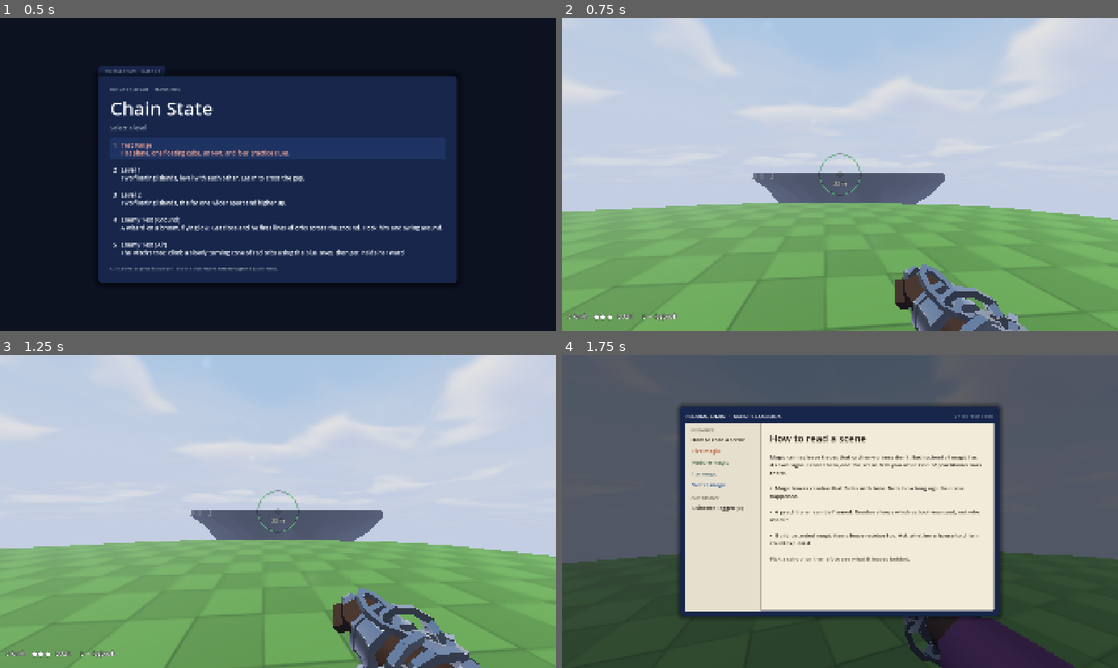
Above: before the commit, frames 1-4 (two rows, left to right).
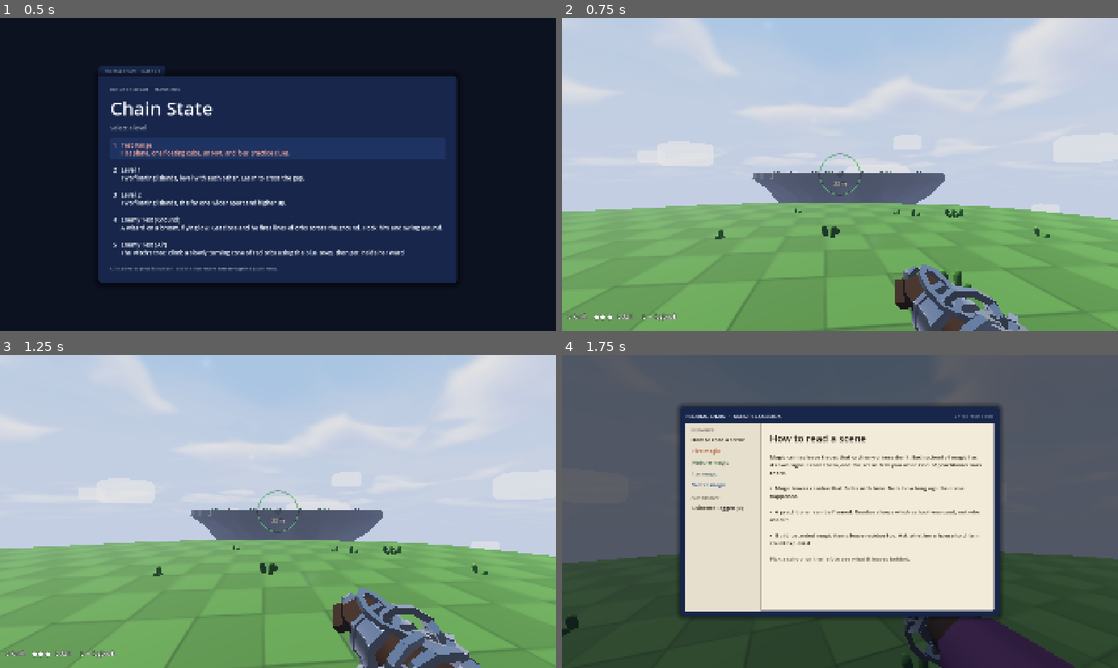
Above: after the commit, the same moments.

Repository: Kmad666/Chain-State
Game: Godot game, scene res://scenes/level_select.tscn
Two runs of this game, one before a commit and one after it. Both use one fixed random seed, a clock stepped at 60 frames per second and the inputs below.
Inputs (mouse positions are in pixels of both pictures, inside the frame that each line leads up to):
- Up to frame 1 (0.5 s): no input
- Up to frame 2 (0.75 s): click "2 Level 1 Two floating island…" at 0.5 s
- Up to frame 3 (1.25 s): no input
- Up to frame 4 (1.75 s): tap Enter at 1.25 s; move the mouse to (867, 511) at 1.27 s; press the mouse at (867, 511) at 1.28 s; hold W (move_forward) from 1.28 s (still down); tap Space (jump) at 1.52 s; tap L (logbook) at 1.55 s

Frame 1 is identical in both runs. In frame 2, 0.4% of the frame differs, in the area x 17-88%, y 42-87%; in frame 3, 0.3%; in frame 4, 0.2%.

Commit message:
First sound pass and island dressing from Kenney's 3D Platformer kit (CC0)
Co-Authored-By: Claude Opus 5.5 <noreply@anthropic.com>
Claude-Session: https://claude.ai/code/session_01FzyxQjpmWa5uhDiE9EGj9k

Diff:
--- a/project.godot
+++ b/project.godot
@@ -16,6 +16,7 @@
 Game="*res://scripts/autoload/game.gd"
 DialogueDB="*res://scripts/autoload/dialogue_db.gd"
 Logbook="*res://scripts/autoload/logbook.gd"
+Sfx="*res://scripts/autoload/sfx.gd"
 
 [display]
 
--- /dev/null
+++ b/scripts/autoload/sfx.gd
@@ -0,0 +1,73 @@
+extends Node
+## Sound effects. One-shots come from a small pool of players, with a little
+## random pitch so repeats don't sound mechanical; footsteps are one looping
+## player that speeds up with your walking pace.
+##
+##   Sfx.play("jump")                  Sfx.play("land", -6.0, 0.9)
+##   Sfx.set_walking(true, speed)      Sfx.set_walking(false)
+
+const SOUNDS := {
+	"jump": "res://assets/sounds/jump.ogg",
+	"land": "res://assets/sounds/land.ogg",
+	"walking": "res://assets/sounds/walking.ogg",
+	"fall": "res://assets/sounds/fall.ogg",
+	"break": "res://assets/sounds/break.ogg",
+	"coin": "res://assets/sounds/coin.ogg",
+}
+const POOL := 10
+
+var _streams := {}
+var _pool: Array[AudioStreamPlayer] = []
+var _next := 0
+var _steps: AudioStreamPlayer
+var played: Array[String] = []      # every name played, newest last (tests read it)
+
+
+func _ready() -> void:
+	process_mode = Node.PROCESS_MODE_ALWAYS
+	for k in SOUNDS:
+		var s = load(SOUNDS[k])
+		if s:
+			_streams[k] = s
+	for i in POOL:
+		var p := AudioStreamPlayer.new()
+		add_child(p)
+		_pool.append(p)
+	_steps = AudioStreamPlayer.new()
+	var w = _streams.get("walking")
+	if w is AudioStreamOggVorbis:
+		w = w.duplicate()
+		w.loop = true
+	_steps.stream = w
+	_steps.volume_db = -10.0
+	add_child(_steps)
+	Logbook.evidence_added.connect(func(_e): play("coin", -3.0, 0.9))
+
+
+func play(name: String, volume_db := 0.0, pitch := 1.0, wobble := 0.07) -> void:
+	played.append(name)
+	if played.size() > 64:
+		played.remove_at(0)
+	if not _streams.has(name):
+		return
+	var p := _pool[_next]
+	_next = (_next + 1) % POOL
+	p.stream = _streams[name]
+	p.volume_db = volume_db
+	p.pitch_scale = maxf(0.05, pitch * randf_range(1.0 - wobble, 1.0 + wobble))
+	p.play()
+
+
+func set_walking(on: bool, speed := 0.0) -> void:
+	if on:
+		_steps.pitch_scale = clampf(0.8 + speed * 0.06, 0.8, 1.5)
+		if not _steps.playing:
+			_steps.play()
+	elif _steps.playing:
+		_steps.stop()
+
+
+func stop_all() -> void:
+	_steps.stop()
+	for p in _pool:
+		p.stop()
--- /dev/null
+++ b/scripts/core/kenney_mesh.gd
@@ -0,0 +1,23 @@
+class_name KenneyMesh
+## Pulls the first Mesh out of a Kenney .glb, so it can be drawn many times
+## through a MultiMesh (one draw call) instead of as many scene instances.
+
+static var _cache := {}
+
+
+static func get_mesh(path: String) -> Mesh:
+	if _cache.has(path):
+		return _cache[path]
+	var mesh: Mesh = null
+	var scene = load(path)
+	if scene is PackedScene:
+		var root: Node = scene.instantiate()
+		var stack: Array[Node] = [root]
+		while not stack.is_empty() and mesh == null:
+			var n: Node = stack.pop_back()
+			if n is MeshInstance3D and n.mesh:
+				mesh = n.mesh
+			stack.append_array(n.get_children())
+		root.free()
+	_cache[path] = mesh
+	return mesh
--- a/scripts/player/player.gd
+++ b/scripts/player/player.gd
@@ -392,6 +392,7 @@
 			hook_state = Chain.RETURNING      # shaken off
 			return
 	attached = true
+	Sfx.play("land", -6.0, 1.7)          # the hook bites: a short, bright clack
 	hook_state = Chain.HOOKED
 	anchor = hook_goal
 	hook_tip = anchor
@@ -462,6 +463,7 @@
 	attached = false
 	hook_state = Chain.RETURNING
 	velocity = velocity.limit_length(max_speed)
+	Sfx.play("break", 0.0, 0.75)
 	snapped.emit()
 
 
@@ -479,6 +481,8 @@
 	stunned = STUN_TIME
 	invuln = STUN_TIME + 0.8
 	velocity = Vector3(velocity.x * 0.15, minf(velocity.y, 0.0), velocity.z * 0.15)
+	Sfx.play("fall", 0.0, 0.6)
+	Sfx.play("break", -8.0, 1.4)
 	stun_started.emit()
 
 
@@ -528,6 +532,7 @@
 		_walk(wish, dt)
 		if Game.playing() and stunned <= 0.0 and Input.is_action_just_pressed("jump"):
 			velocity.y = tune.jump
+			Sfx.play("jump", -4.0)
 	else:
 		# air strafe: steer, but can't accelerate past air_speed in the wish direction
 		var cur := Vector3(velocity.x, 0, velocity.z).dot(wish)
@@ -553,11 +558,16 @@
 		velocity = velocity / spd * maxf(cap, spd - cap * OVERSPEED_BLEED * dt)
 
 	floor_snap_length = 0.0 if attached else 0.3
+	var fall_speed := -velocity.y
 	move_and_slide()
 	if is_on_floor():
 		air_left = int(tune.air_grapples)
 		if not _was_on_floor:
 			_just_landed = true
+			if fall_speed > 2.0:
+				# harder landings are louder and a touch deeper
+				var k := clampf((fall_speed - 2.0) / 18.0, 0.0, 1.0)
+				Sfx.play("land", lerpf(-10.0, 0.0, k), lerpf(1.1, 0.8, k))
 	_was_on_floor = is_on_floor()
 	_update_hook(dt)
 	if global_position.y < -60.0:
@@ -643,6 +653,7 @@
 	# head bob on foot, and a lean into sideways swings
 	var hs := Vector2(velocity.x, velocity.z).length()
 	var walking := is_on_floor() and hs > 0.5
+	Sfx.set_walking(walking and Game.playing() and hs > 1.5, hs)
 	if walking:
 		_bob_t += dt * (6.0 + hs * 1.1)
 	var bob_amt := clampf(hs / tune.walk_speed, 0.0, 1.0) if walking else 0.0
--- /dev/null
+++ b/scripts/world/clouds.gd
@@ -0,0 +1,68 @@
+extends Node3D
+## Drifting clouds around a level: Kenney's soft cloud model, scattered in a wide
+## band among and below the islands, sliding slowly with the wind and wrapping
+## round. Decoration only: no collision, the grapple passes straight through.
+
+@export var count := 26
+@export var centre := Vector3.ZERO
+@export var spread := 150.0          # half-width of the band, metres
+@export var wind := Vector3(1.6, 0, 0.4)
+@export var cloud_seed := 7
+
+var _mm: MultiMesh
+var _pos := PackedVector3Array()
+var _scale := PackedFloat32Array()
+var _yaw := PackedFloat32Array()
+
+
+func _ready() -> void:
+	var mesh := KenneyMesh.get_mesh("res://assets/models/kenney/cloud.glb")
+	if mesh == null:
+		return
+	var rng := RandomNumberGenerator.new()
+	rng.seed = cloud_seed
+	for i in count:
+		var a := rng.randf() * TAU
+		var r := rng.randf_range(spread * 0.25, spread)
+		_pos.append(centre + Vector3(cos(a) * r, rng.randf_range(-45.0, 18.0), sin(a) * r))
+		_scale.append(rng.randf_range(5.0, 13.0))
+		_yaw.append(rng.randf() * TAU)
+	_mm = MultiMesh.new()
+	_mm.transform_format = MultiMesh.TRANSFORM_3D
+	_mm.mesh = mesh
+	_mm.instance_count = count
+	var mi := MultiMeshInstance3D.new()
+	mi.multimesh = _mm
+	mi.cast_shadow = GeometryInstance3D.SHADOW_CASTING_SETTING_OFF
+	mi.custom_aabb = AABB(centre - Vector3.ONE * (spread + 80.0), Vector3.ONE * (spread + 80.0) * 2.0)
+	var mat := StandardMaterial3D.new()
+	mat.shading_mode = BaseMaterial3D.SHADING_MODE_UNSHADED
+	mat.albedo_color = Color(1, 1, 1, 0.7)
+	mat.transparency = BaseMaterial3D.TRANSPARENCY_ALPHA
+	mi.material_override = mat
+	add_child(mi)
+	_place()
+
+
+func _process(dt: float) -> void:
+	if _mm == null:
+		return
+	for i in _pos.size():
+		var p := _pos[i] + wind * dt
+		var off := p - centre
+		if absf(off.x) > spread:
+			p.x -= signf(off.x) * spread * 2.0
+		if absf(off.z) > spread:
+			p.z -= signf(off.z) * spread * 2.0
+		_pos[i] = p
+	_place()
+
+
+func _place() -> void:
+	for i in _pos.size():
+		var b := Basis(Vector3.UP, _yaw[i]).scaled(Vector3(1.4, 0.8, 1.0) * _scale[i])
+		_mm.set_instance_transform(i, Transform3D(b, _pos[i]))
+
+
+func cloud_count() -> int:
+	return _pos.size()
--- a/scripts/world/floating_island.gd
+++ b/scripts/world/floating_island.gd
@@ -99,3 +99,48 @@
 		var col := CollisionShape3D.new()
 		col.shape = m.create_trimesh_shape()
 		add_child(col)
+
+	_grass(rng, rim)
+
+
+var tufts := 0
+
+
+## Kenney grass tufts scattered over the top (decoration: no collision).
+func _grass(rng: RandomNumberGenerator, rim: Array[Vector3]) -> void:
+	var meshes := [KenneyMesh.get_mesh("res://assets/models/kenney/grass.glb"),
+		KenneyMesh.get_mesh("res://assets/models/kenney/grass-small.glb")]
+	for which in 2:
+		var mesh: Mesh = meshes[which]
+		if mesh == null:
+			continue
+		var n := int(radius * (4.0 if which == 1 else 2.0))
+		var mm := MultiMesh.new()
+		mm.transform_format = MultiMesh.TRANSFORM_3D
+		mm.mesh = mesh
+		mm.instance_count = n
+		for i in n:
+			var a := rng.randf() * TAU
+			var edge: Vector3 = rim[int(a / TAU * rim.size()) % rim.size()]
+			var p := Vector3(cos(a), 0, sin(a)) * edge.length() * sqrt(rng.randf()) * 0.88
+			var sc := rng.randf_range(0.7, 1.3)
+			mm.set_instance_transform(i, Transform3D(Basis(Vector3.UP, rng.randf() * TAU).scaled(Vector3.ONE * sc), p))
+		var mi := MultiMeshInstance3D.new()
+		mi.multimesh = mm
+		mi.cast_shadow = GeometryInstance3D.SHADOW_CASTING_SETTING_OFF
+		mi.material_override = _grass_mat(which)   # recoloured from Kenney's mint to the island's green
+		add_child(mi)
+		tufts += n
+
+
+static var _gm: Array = []
+
+
+static func _grass_mat(which: int) -> StandardMaterial3D:
+	if _gm.is_empty():
+		for c in [Color(0.27, 0.42, 0.19), Color(0.33, 0.5, 0.23)]:
+			var m := StandardMaterial3D.new()
+			m.albedo_color = c
+			m.roughness = 1.0
+			_gm.append(m)
+	return _gm[which]
--- a/scripts/world/world.gd
+++ b/scripts/world/world.gd
@@ -17,6 +17,7 @@
 const Sentry := preload("res://scripts/combat/sentry.gd")
 const OrbTree := preload("res://scripts/combat/orb_tree.gd")
 const Ward := preload("res://scripts/combat/ward.gd")
+const Clouds := preload("res://scripts/world/clouds.gd")
 
 const START_POS := Vector3(0, 1.0, 14)
 const SKY_SAVE := "user://sky.txt"
@@ -48,6 +49,7 @@
 var sentries: Array = []
 var tree: Node3D
 var ward: Node3D
+var clouds: Node3D
 var bullets: Node3D
 var start_pos := START_POS
 var start_yaw := 0.0
@@ -190,6 +192,13 @@
 			_build_enemy_test_air()
 		_:
 			_build_range()
+	if Game.level != "range" and not islands.is_empty():
+		var c := Vector3.ZERO
+		for isl in islands:
+			c += isl.position
+		clouds = Clouds.new()
+		clouds.centre = c / islands.size()
+		add_child(clouds)
 
 
 ## Level 1: two islands at the same height, a short gap between them.
--- a/tests/test_runner.gd
+++ b/tests/test_runner.gd
@@ -194,6 +194,20 @@
 		q.exclude = [w.player.get_rid()]
 		var hit = space.intersect_ray(q)
 		check(not hit.is_empty() and hit.collider == far, "%s: the far island is solid and grapple-able" % lv)
+		check(w.islands[0].tufts > 0 and w.clouds and w.clouds.cloud_count() > 0,
+			"%s: grass tufts on the islands (%d) and clouds drifting around (%d)" % [lv, w.islands[0].tufts, w.clouds.cloud_count() if w.clouds else 0])
+		if lv == "level_1":
+			# sounds: jump, land, hook bite
+			Sfx.played.clear()
+			Input.action_press("jump")
+			await get_tree().physics_frame
+			Input.action_release("jump")
+			for i in 150:
+				await get_tree().physics_frame
+				if w.player.is_on_floor() and Sfx.played.has("land"):
+					break
+			check(Sfx.played.has("jump") and Sfx.played.has("land"), "a jump and a landing make their sounds")
+			check(Sfx._streams.size() == 6, "all six sound effects load")
 		await shot("11_" + lv)
 		w.player.head.rotation.x = deg_to_rad(-35)
 		await shot("12_" + lv + "_down")
@@ -430,6 +444,7 @@
 	ap.global_position = red_world
 	await get_tree().physics_frame
 	check(ap.stunned > 0.0, "touching a red orb stuns you")
+	check(Sfx.played.has("fall"), "being stunned makes a sound")
 	ap.stunned = 0.0
 	ap.invuln = 0.0
 
@@ -470,6 +485,7 @@
 		if witch.is_subdued:
 			break
 	check(witch.is_subdued, "three laps inside the ward subdue her")
+	check(Sfx.played.has("break"), "the chain snapping makes a sound")
 	await get_tree().process_frame
 	check(not is_instance_valid(wd) or wd.is_queued_for_deletion(), "her ward breaks with her")
 	for i in 90:
Not shown, added: assets/models/kenney/LICENSE-kenney.txt
Binary file added: assets/models/kenney/Textures/colormap.png
Not shown, added: assets/models/kenney/Textures/colormap.png.import
Binary file added: assets/models/kenney/cloud.glb
Not shown, added: assets/models/kenney/cloud.glb.import
Binary file added: assets/models/kenney/grass-small.glb
Not shown, added: assets/models/kenney/grass-small.glb.import
Binary file added: assets/models/kenney/grass.glb
Not shown, added: assets/models/kenney/grass.glb.import
Not shown, added: assets/sounds/LICENSE-kenney.txt
Not shown, added: assets/sounds/break.ogg.import
Not shown, added: assets/sounds/coin.ogg.import
(and 15 more such lines)
